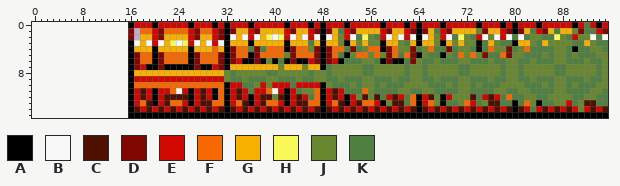
Two states of a sprite sheet, img/wall_destroyable.png. The first picture shows the starting point.
The file is 80x16 pixels. The old version is drawn lined up with the new one, on the new canvas.
Palette (. is transparent): A #000000  B #f8f8f8  C #501000  D #800800  E #d00800  F #f86800  G #f8b000  H #f8f858  J #688830  K #508040
Pixels before, first column x 16:
 0 AEEEAEEEEEAEEEAEAEEEAEEEEEAEEEAEAEEEAEEEEEAEEEAEAEEEAEEEEEAEEEAEAEEEAEEEEEAEKEAE
 1 D.FFEDFFFFEDFFEDADGGEDGGGGEDGGEDADGKEDGGGGEDGGEDADGKEDGGGGJDGGEDADGKEDGKGGJDKKED
 2 D.GGEDGGGGEDGGEDABGBEBGHBHEBGBEBABGJEBKHJKEBGBEBABGJEBKHJKEBJBEBKBKJJKKHJKEJJBKB
 3 ABGBEBGHBHEBGBEBAGGGAGGGGGAGGGKGAGGJAGJGJJAGGJKGAGGJAGJGJJAKGJKKAGGJKGJJJJKKGJKK
 4 AGGGAGGGGGAGGGFGADFFKDKFFFADFFJDADFFKDKJFFADFJJDKJFKKDKJJKAKFJJDKJFKKKKJJKAKKJJK
 5 ADFFADFFFFADFFFDADFFADFFFFJDFFFDADFKAJFFJFJDFKFDAJKKAJKFJFJDKKFDJJKKKJKJJKJKKKJJ
 6 ADFFADFFFFADFFFDADEAADAJAKADAAEDADEAKKKJJKADAAKDJKKJKKKJJKKKJKKJJKKJKKKJJKKKJKKJ
 7 ADEAADAAAAADAAEDAGGGGGGGGJGGGJGGAKJJJJJKKJJJJJKJJKJJJJJKKJJJJJKJJKJJJJJKKJJJJJKJ
 8 AGGGGGGGGGGGGGGGJKJJJJJKKJJJJJKJJKJJJJJKKJJJJJKJJKJJJJJKKJJJJJKJJKJJJJJKKJJJJJKJ
 9 AEEEEEEEEEEEEEEEJKKJKKKJJKKKJKKJJKKJKKKJJKKKJKKJJKKJKKKJJKKKJKKJJKKJKKKJJKKKJKKJ
10 AFFFFFFFFFFFFFFFAEEKKJEJEEEKEEEEAJKKKJKJJKJKKKJJJJKKKJKJJKJKKKJJJJKKKJKJJKJKKKJJ
11 AECEAEEFBEAECEAFAECEKEEFBEAEKJJFAECEKKKFJKKKKJJKKJJKKKKJJKKKKJJKKJJKKKKJJKKKKJJK
12 AECEAECCCCAECEAFAECEAECCJCAECEKFAECEAEJCJCKECEKFAECJAEJJJCKECEKFKKJJKKJJJJKKJJKK
13 AEFCAECFFEAECCFFAEFCAECFFEAECCFFAEFCAECFFEAJCCKFAEFJAKKJFEKJCCKKAKFJAKKJJEKJCCKK
14 ACECECECECECECECACECECECECECECECACECECECECECECECACECECECECECECECACEKECECECEJECEC
15 AAAAAAAAAAAAAAAAAAAAAAAAAAAAAAAAAAAAAAAAAAAAAAAAAAAAAAAAAAAAAAAAAAAAAAAAAAAAAAAA
Now the later version:
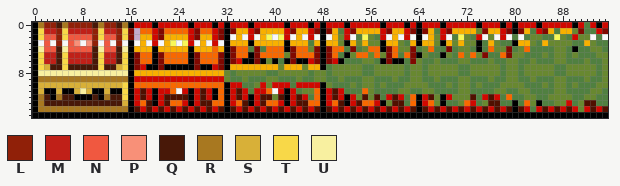
Colours new in this view: L #902008  M #c02018  N #f05840  P #f89078  Q #481808  R #a87820  S #d8b038  T #f8d848  U #f8f0a0
The edit:
canvas 80x16 -> 96x16, the old top-left corner now at 16,0
The author put colour A in rows 0 to 10 at x 0; in row 11 at x 0, 2 to 3, 5 to 6, 10 to 11 and 13 to 14; in row 12 at x 0, 3, 7 to 9 and 11; in rows 13 to 14 at x 0; in row 15 at x 0 to 15.
The author put colour B in row 3 at x 1, 3, 5, 8, 11, 13 and 15.
The author put colour L in row 0 at x 2 to 3, 6 to 9 and 12 to 13; in rows 1 to 3 at x 4, 10 and 14.
The author put colour M in row 1 at x 2 to 3, 6 to 9 and 12 to 13; in rows 5 to 6 at x 2 to 3, 6 to 9 and 12 to 13.
The author put colour N in row 2 at x 2 to 3, 6 to 9 and 12 to 13; in row 3 at x 2, 6 and 12; in row 4 at x 2 to 3, 6 to 9 and 12 to 13.
The author put colour P in row 3 at x 7 and 9.
The author put colour Q in row 0 at x 4, 10 and 14; in rows 4 to 6 at x 4, 10 and 14; in row 7 at x 3 to 4, 6 to 10 and 12 to 13; in row 12 at x 2, 5 to 6, 10 and 13 to 14; in row 13 at x 2 to 14.
The author put colour R in row 0 at x 1, 5, 11 and 15; in row 9 at x 1 to 15; in row 12 at x 1, 4 and 12; in row 13 at x 1; in row 14 at x 1 to 15.
The author put colour S in row 7 at x 2 and 14; in row 10 at x 1 to 14; in row 11 at x 1, 4, 7, 9 and 12; in row 13 at x 15.
The author put colour T in rows 1 to 2 at x 1, 5, 11 and 15; in rows 5 to 7 at x 1, 5, 11 and 15; in rows 10 to 12 at x 15.
The author put colour U in row 4 at x 1, 5, 11 and 15; in row 8 at x 1 to 15; in row 11 at x 8.
Where, in picture pixels (left, top, right, bottom), the same in both pictures:
added: (32, 22, 128, 118)
